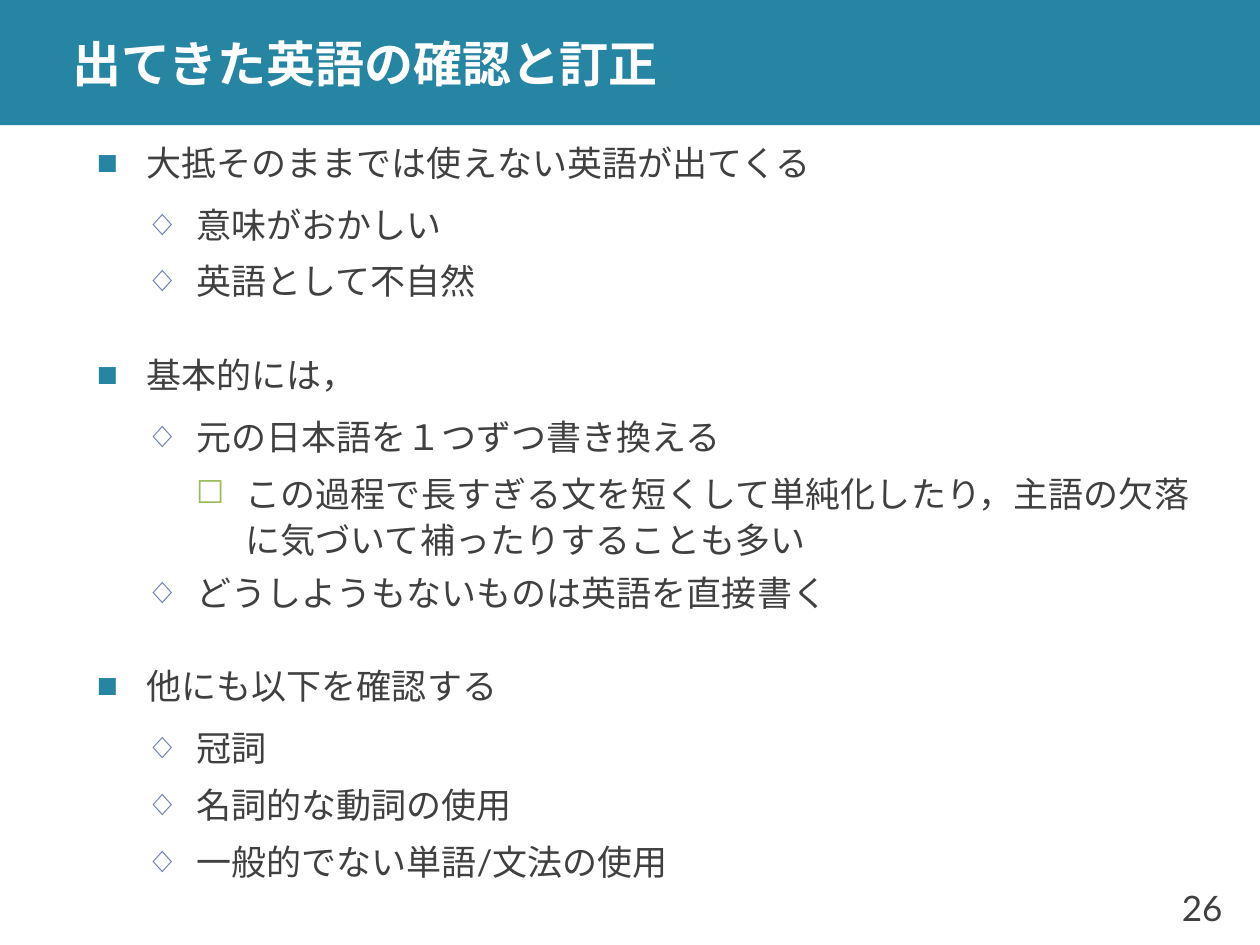
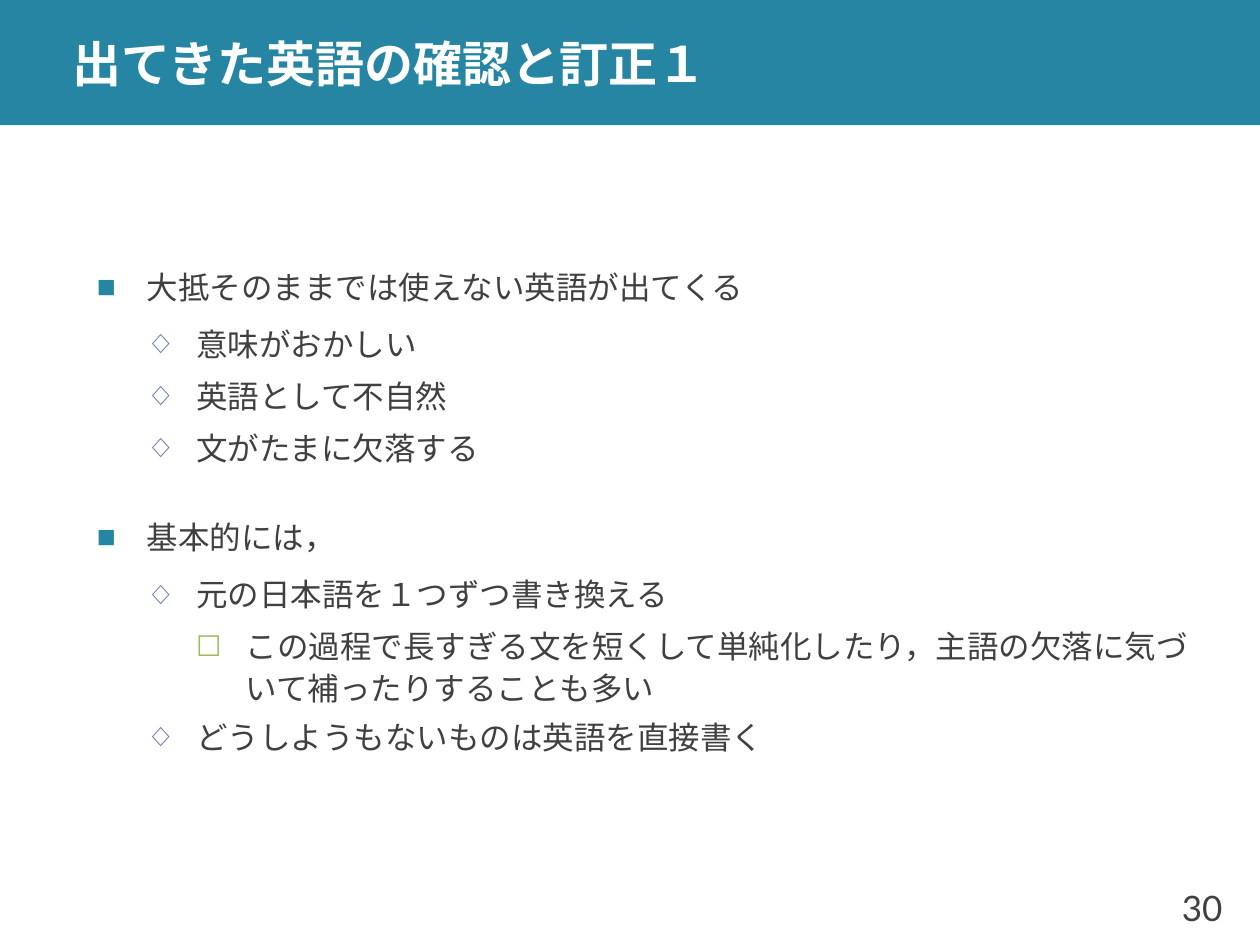
Before and after one commit to shioya-lab/how-to, a slide deck: slide 30 of translation.pptx (slide 26 before the commit). Drawn at 1260x945 pixels with LibreOffice and Linux fonts; fonts in the diff are those of the drawing. Boxes give left, top, right and bottom in pixels: in the first picture for what was removed or moved away, otherwise in the second. Text is boxed around its words. In the diff, an @@ line names an element or a change of style, - is before the commit and + after.

```diff
--- a/translation.pptx
+++ b/translation.pptx
@@ title at box(72, 40, 707, 87): text changed @@
-出てきた英語の確認と訂正
+出てきた英語の確認と訂正１
@@ text at box(147, 272, 1188, 752): size 20 to 18 pt @@
@@ text at box(196, 433, 479, 463): paragraph added @@
+  ◇ 文がたまに欠落する
@@ text at box(147, 669, 668, 878): paragraphs removed @@
-■ 他にも以下を確認する
-  ◇ 冠詞
-  ◇ 名詞的な動詞の使用
-  ◇ 一般的でない単語/文法の使用
@@ page number at box(1182, 895, 1223, 922): text changed @@
-26
+30
```
Also in this commit, not shown: 17 other slides changed, 10 slides added, 1 other file.
